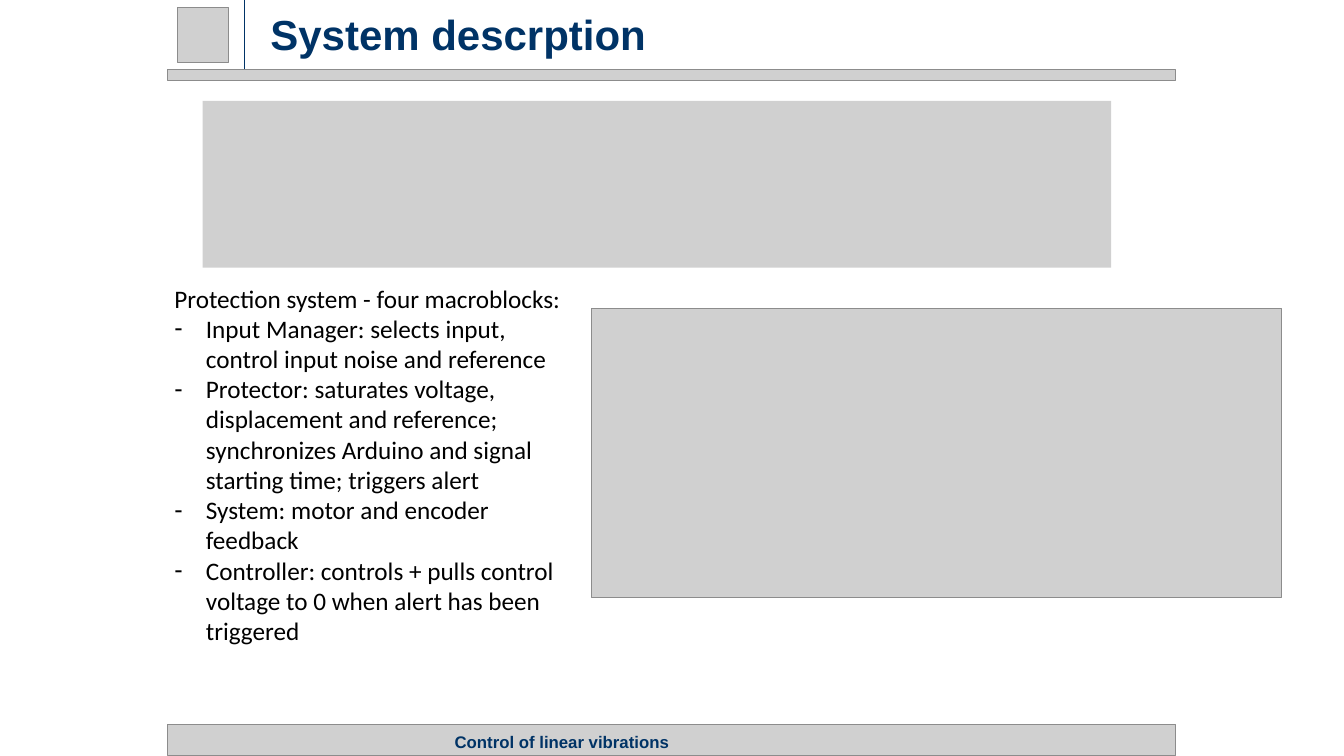
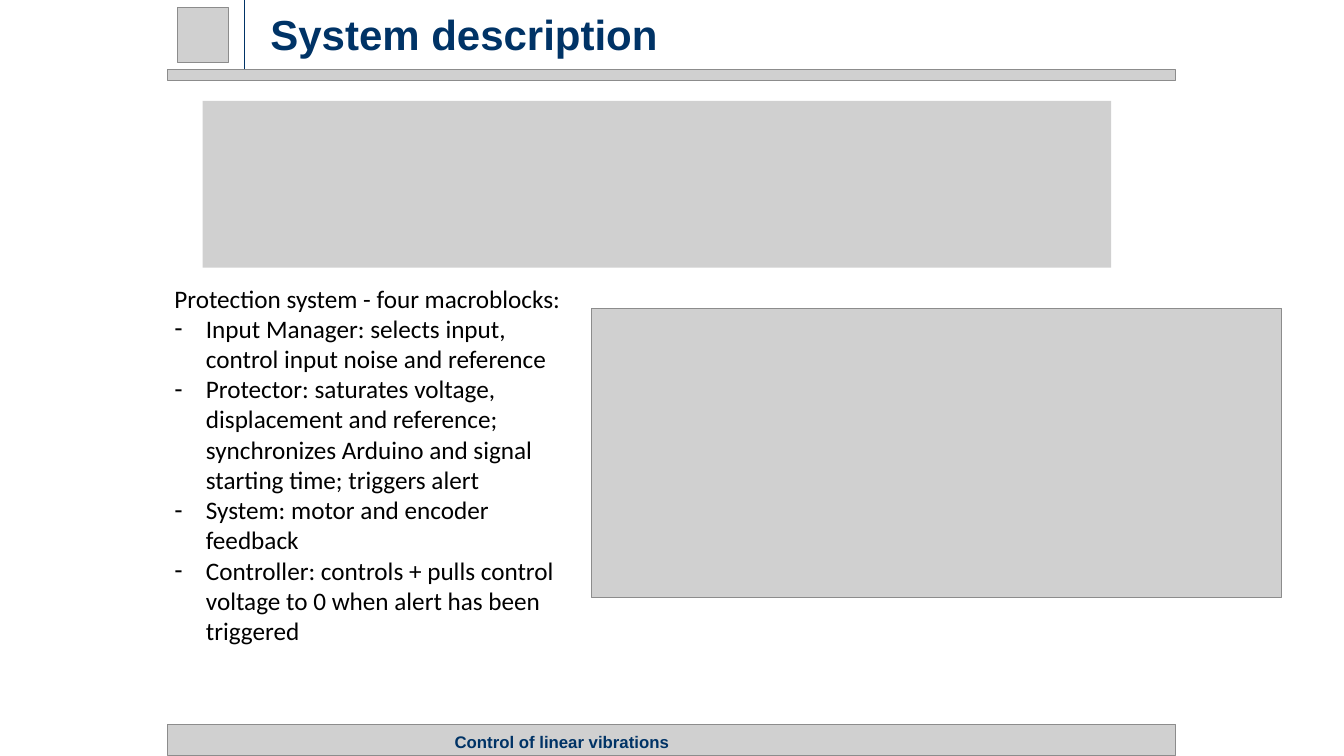
Before and after one commit to rssalessio/Control-Linear-Vibrations, a slide deck: slide 4 of finalPresentation/Part 1/Part1.pptx (slide 2 before the commit). Drawn at 1344x756 pixels with LibreOffice and Linux fonts; fonts in the diff are those of the drawing; grey boxes stand for pictures. Boxes give left, top, right and bottom in pixels: in the first picture for what was removed or moved away, otherwise in the second. Text is boxed around its words. In the diff, an @@ line names an element or a change of style, - is before the commit and + after.

```diff
--- a/finalPresentation/Part 1/Part1.pptx
+++ b/finalPresentation/Part 1/Part1.pptx
@@ title at [270, 19, 657, 58]: text changed @@
-System descrption
+System description
```
Also in this commit, not shown: 2 slides added, 1 other file.
